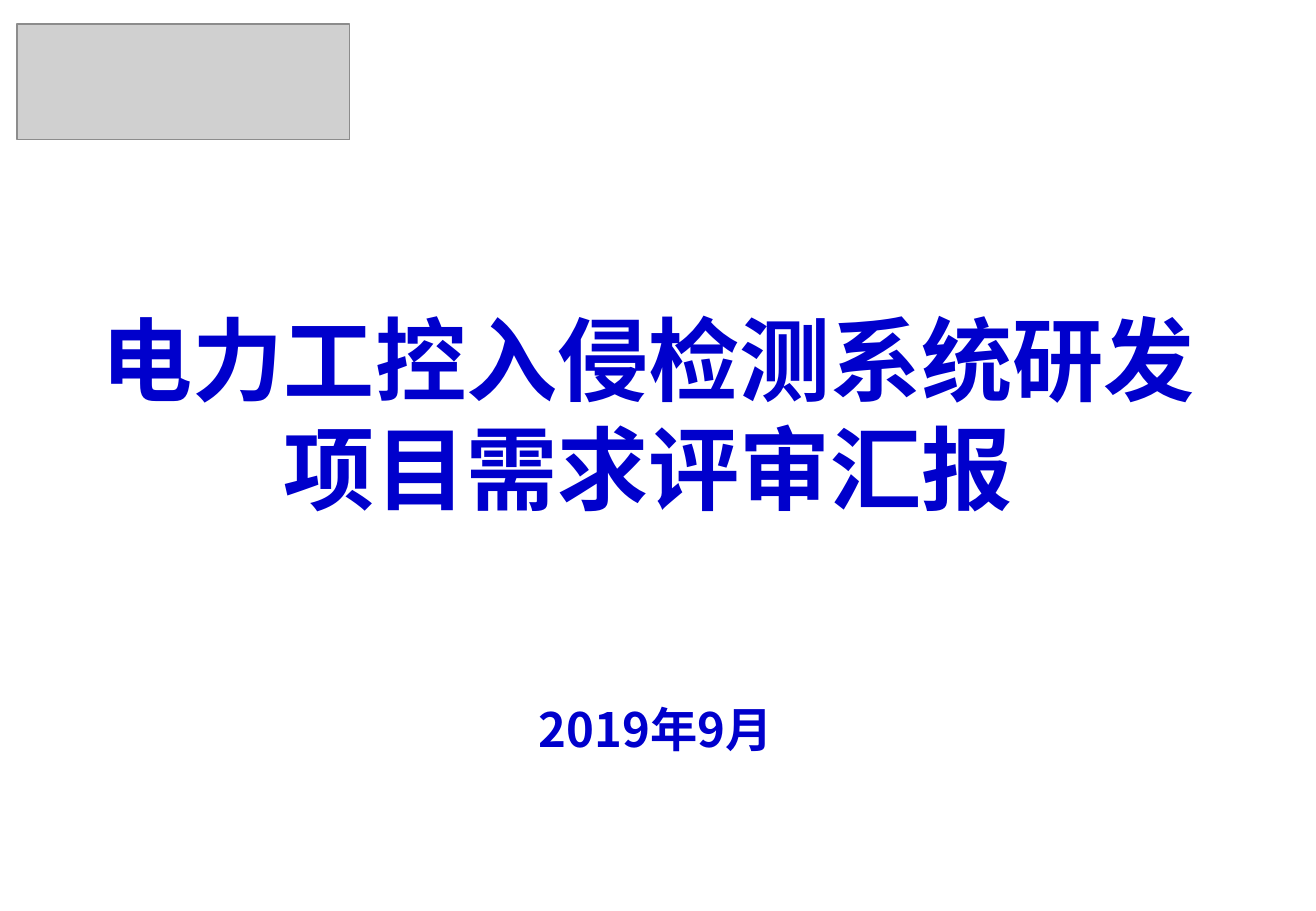
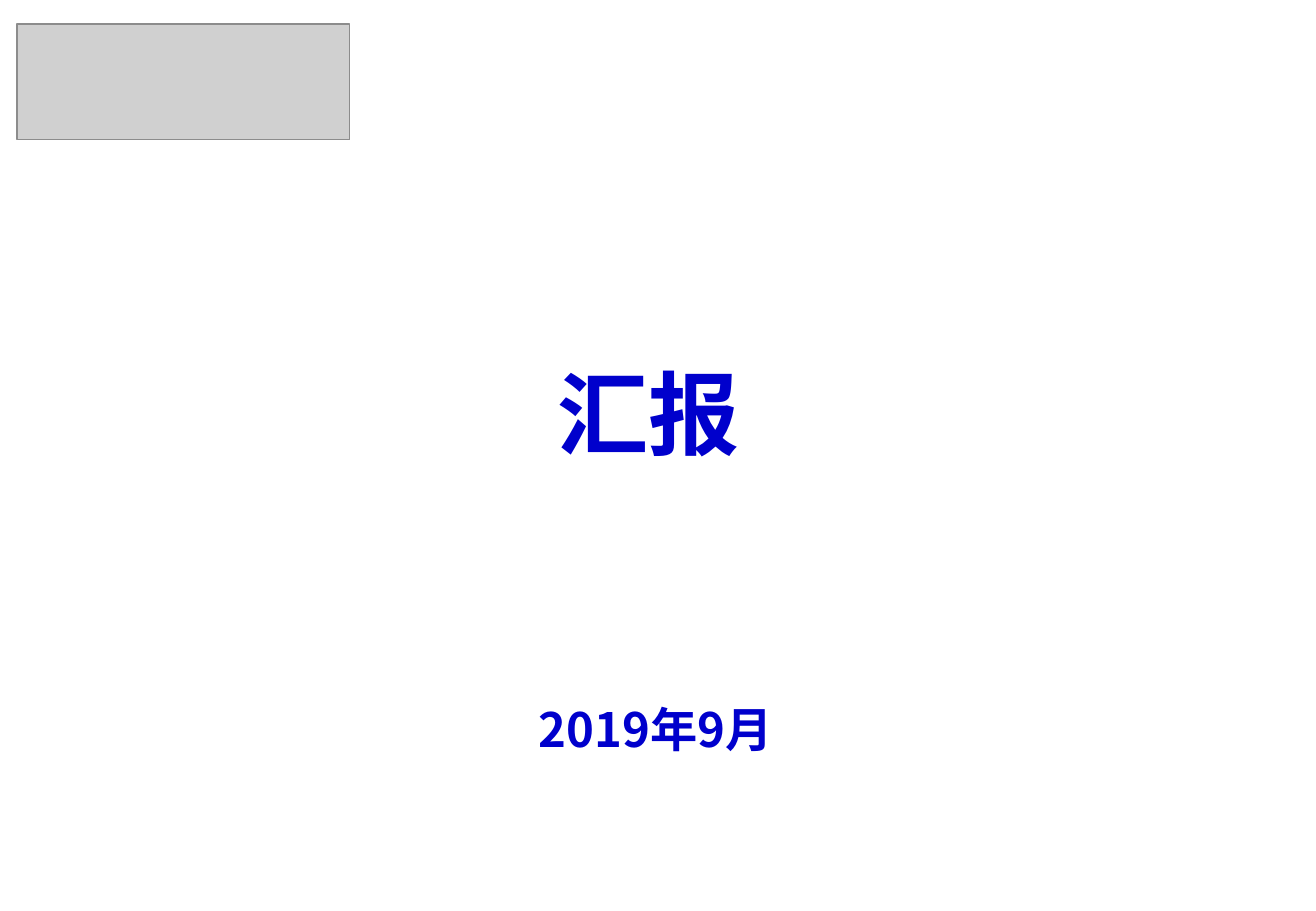
Before and after one commit to internaldevelop/firmware_analyze_serv, a slide deck: slide 1 of files/samples/bin/office.pptx. Drawn at 1316x911 pixels with LibreOffice and Linux fonts; fonts in the diff are those of the drawing; grey boxes stand for pictures; background and template pictures are left out. Boxes give left, top, right and bottom in pixels: in the first picture for what was removed or moved away, otherwise in the second. Text is boxed around its words. In the diff, an @@ line names an element or a change of style, - is before the commit and + after.

```diff
--- a/files/samples/bin/office.pptx
+++ b/files/samples/bin/office.pptx
@@ title at bbox=[557, 370, 739, 457]: text changed @@
-电力工控入侵检测系统研发
-项目需求评审汇报
+汇报
```
Also in this commit, not shown: 16 slides removed, 25 other files.
